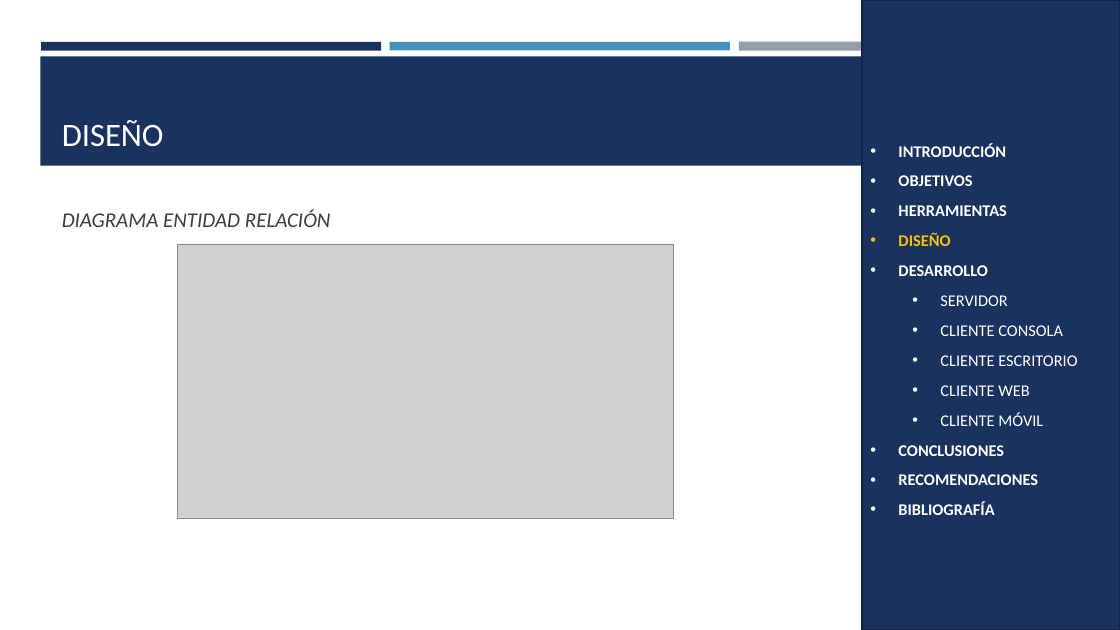
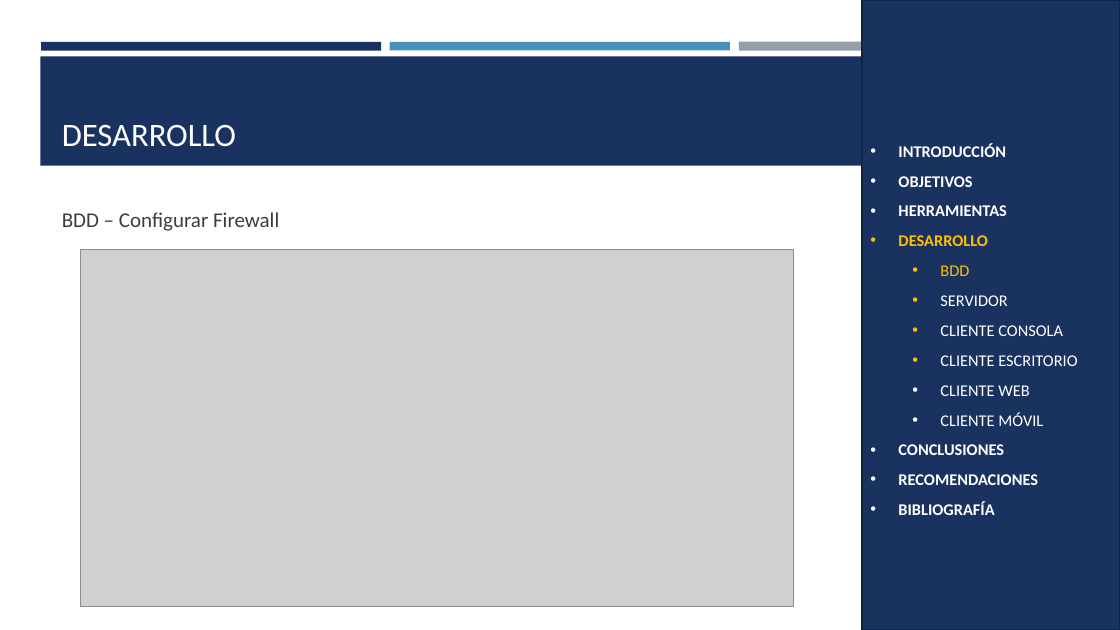
Before and after one commit to SDDrouet/Viajecito_Java_Restful, a slide deck: slide 7 of 04. DOCUMENTACIÓN/VIAJECITO_REST_JAVA_PRESENTACIÓN_GR03.pptx (slide 6 before the commit). Drawn at 1120x630 pixels with LibreOffice and Linux fonts; fonts in the diff are those of the drawing; grey boxes stand for pictures. Boxes give left, top, right and bottom in pixels: in the first picture for what was removed or moved away, otherwise in the second. Text is boxed around its words. In the diff, an @@ line names an element or a change of style, - is before the commit and + after.

```diff
--- a/04. DOCUMENTACIÓN/VIAJECITO_REST_JAVA_PRESENTACIÓN_GR03.pptx
+++ b/04. DOCUMENTACIÓN/VIAJECITO_REST_JAVA_PRESENTACIÓN_GR03.pptx
@@ rectangle "INTRODUCCIÓN" at box(862, 0, 1120, 630): outline #132547 1.75 pt to #122446 1.75 pt @@
@@ title at box(62, 125, 236, 147): text changed @@
-DISEÑO
+DESARROLLO
@@ text in rectangle at box(898, 144, 1077, 515): text colour #FFFFFF to #FFC000 in "DESARROLLO" @@
@@ text at box(62, 212, 279, 231): text changed; italic off @@
-DIAGRAMA ENTIDAD RELACIÓN
+BDD – Configurar Firewall
@@ text in rectangle at box(898, 233, 950, 246): paragraph removed @@
-• DISEÑO
@@ picture: place and size @@
-picture at box(177, 245, 674, 519)
+picture at box(81, 250, 793, 607)
@@ text in rectangle at box(940, 265, 969, 276): paragraph added @@
+  • BDD
```
Also in this commit, not shown: 38 other slides changed, 8 slides added, 18 other files.
